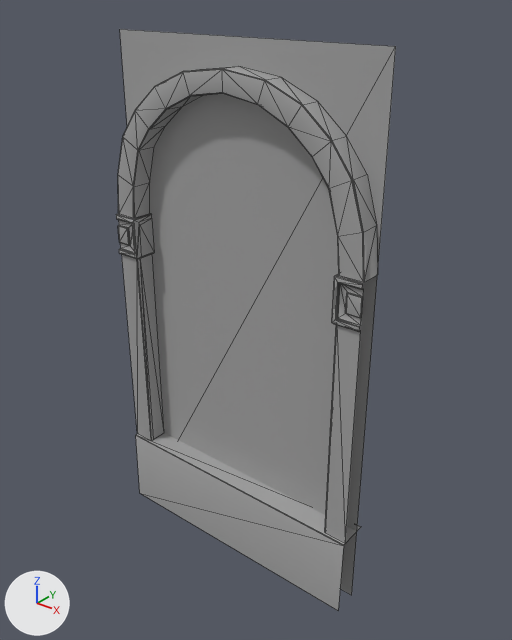
A saved change to the FBX model Assets/Art/Enviro/M_atrapy/Mesh/M_A_wall_05.fbx.
One viewpoint serves both versions: a 50 mm lens placed at (1.78, -3.32, 3.97), pointed at (-0.91, 0.05, 1.88). The lights are fixed; the arrows at lower left show +X, +Y and +Z. The older version comes first. Mesh edges are drawn as thin lines. Where no turn or scale is listed for an object, it has been applied to the vertices. Vertices at exactly the same position are counted once.

The first picture shows 'M_A_wall_05'.
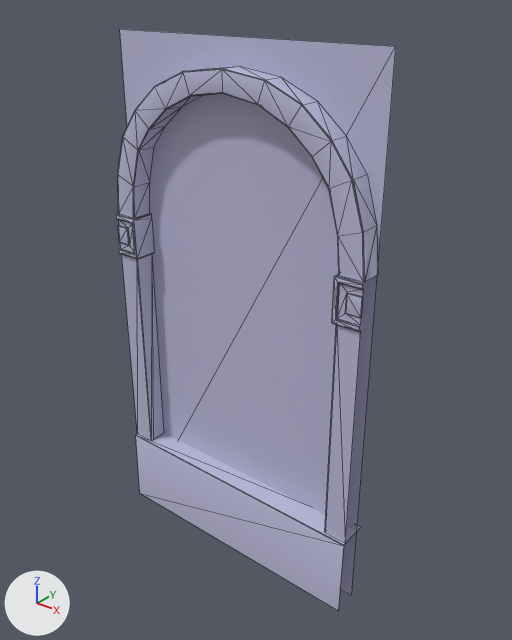
Where the newer file only moved an object's origin or applied its transform, the numbers keep the older frame.

What differs and where, as boxes (x1, y1, x2, y2) in the pictures (512 x 640 px):
```json
{"object": "M_A_wall_05", "change": "recoloured, reshaped", "before": [116, 29, 396, 610], "after": [116, 29, 396, 610], "on screen": "grey to pale blue"}
{"part": 1, "of": "me_mesh", "change": "reshaped", "before": [118, 214, 164, 440], "after": [118, 214, 164, 440]}
{"part": 2, "of": "me_mesh", "change": "reshaped", "before": [337, 226, 378, 325], "after": [337, 226, 378, 325]}
```

Scene script edits in JSON lines:
```json
{"op": "set", "path": "mat_t_m_a.base_color", "old": "(0.376, 0.376, 0.376)", "new": "(0.514, 0.506, 0.707)", "note": "grey #a5a5a5 -> pale blue #bebddb"}
{"block": "me_mesh", "where": "# used by ob_m_a_wall_05; location = (0.0, 0.0, 0.0)"}
{"op": "remove", "block": "me_mesh", "code": "me_mesh.from_pydata(...)  # 366 vertices, 588 faces; spans x -2.0..0.0, y -0.18..0.05, z 0.0..3.66"}
{"op": "add", "block": "me_mesh", "code": "me_mesh.from_pydata(...)  # 319 vertices, 501 faces; spans x -2.0..0.0, y -0.18..0.05, z 0.0..3.66"}
{"block": "me_mesh", "change": "me_mesh part 1"}
{"block": "me_mesh", "change": "23 vertices are removed from x -2.0..-1.82, y -0.15..-0.12, z 2.16..2.43"}
{"block": "me_mesh", "change": "82 faces are deleted"}
{"block": "me_mesh", "change": "1 vertex moves within x -1.9, y -0.15, z 2.25"}
{"block": "me_mesh", "change": "39 new faces join them"}
{"block": "me_mesh", "change": "me_mesh part 2"}
{"block": "me_mesh", "change": "24 vertices are removed from x -0.18..0.0, y -0.15..-0.12, z 2.16..2.43"}
{"block": "me_mesh", "change": "86 faces are deleted"}
{"block": "me_mesh", "change": "42 new faces join them"}
```
